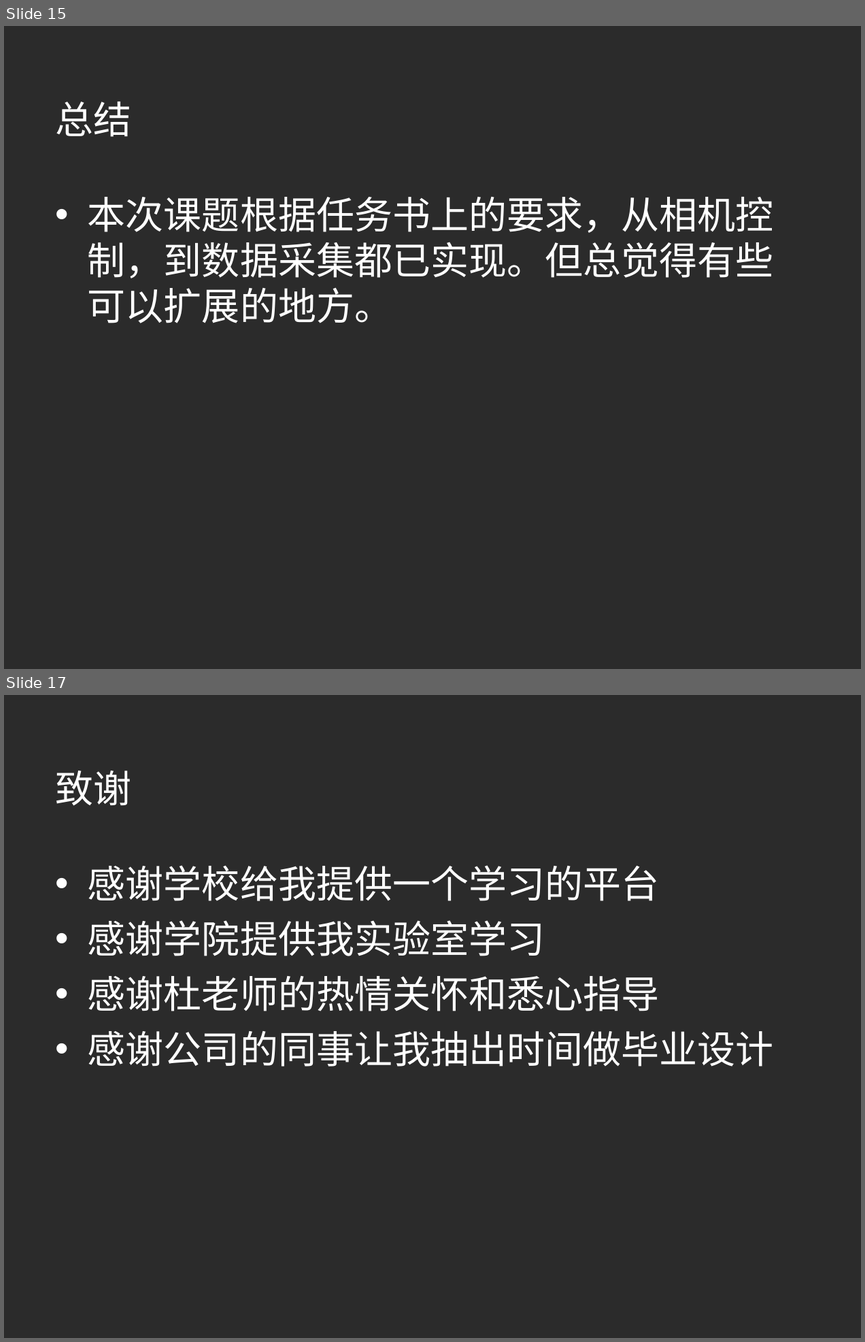
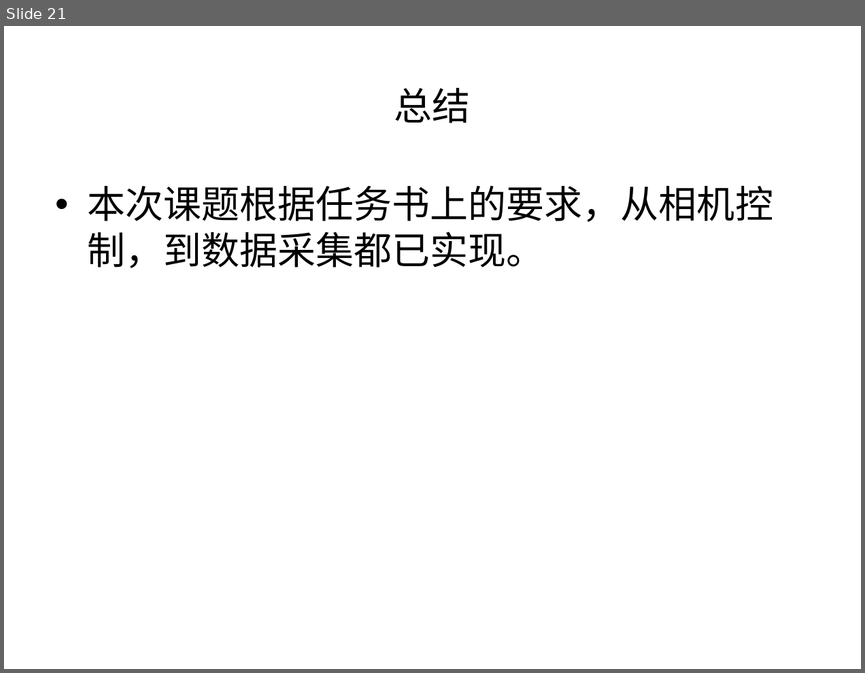
Before and after one commit to aihes/PylonCamera, a slide deck: paper/激光散斑系统CCD相机数据采集控制软件设计.ppt. Shown one above the other, each under a label of ours: slides 15 and 17 before the commit, slide 21 after it; the slides between them are not shown. The pictures are 865x1342 and 865x673 pixels, drawn with LibreOffice and Linux fonts; fonts in the diff are those of the drawing; background and template pictures are left out; a plain dark background stands for a picture behind light text. Boxes give left, top, right and bottom in pixels: in the first picture for what was removed or moved away, otherwise in the second. Text is boxed around its words. In the diff, an @@ line names an element or a change of style, - is before the commit and + after.

```diff
--- a/paper/激光散斑系统CCD相机数据采集控制软件设计.ppt
+++ b/paper/激光散斑系统CCD相机数据采集控制软件设计.ppt
@@ slide 17 removed at [4, 695, 861, 1338], background picture (left out) @@
@@ title removed at [56, 770, 132, 806] @@
-致谢
@@ text removed at [88, 865, 773, 1066] @@
-• 感谢学校给我提供一个学习的平台
-• 感谢学院提供我实验室学习
-• 感谢杜老师的热情关怀和悉心指导
-• 感谢公司的同事让我抽出时间做毕业设计
@@ what was slide 15 is now slide 21 @@
@@ slide 21 changed as well @@
@@ background picture (left out) to #FFFFFF @@
@@ title "总结": place and size @@
-title "总结" at [56, 101, 132, 137]
+title "总结" at [394, 88, 470, 123]
@@ title "总结" at [394, 88, 470, 123]: font Montserrat to Arial, text colour #FFFFFF to #000000; alignment left to centre @@
@@ text at [88, 186, 773, 268]: text changed; text colour #FFFFFF to #000000 @@
-• 本次课题根据任务书上的要求，从相机控制，到数据采集都已实现。但总觉得有些可以扩展的地方。
+• 本次课题根据任务书上的要求，从相机控制，到数据采集都已实现。
```
Also in this commit, not shown: 12 other slides changed, 10 slides added, 3 other slides removed, 7 other files.
